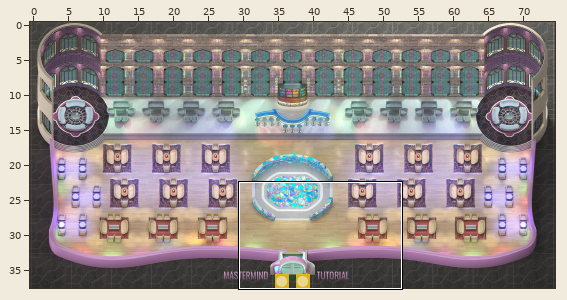
A Tiled map (JSON) gets an edit: map.tmj. Above, an overview of the earlier version with the close-up marked.
Close-up. Before the commit:
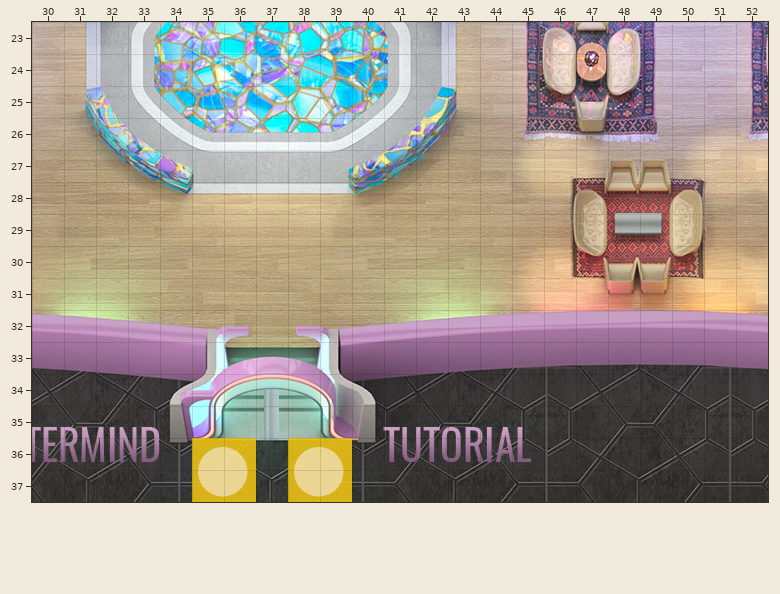
Cells are 32x32 px. Shown: x 30..52, y 23..37. Tiles whose own drawing changed are shown in their newer look in all pictures.
After:
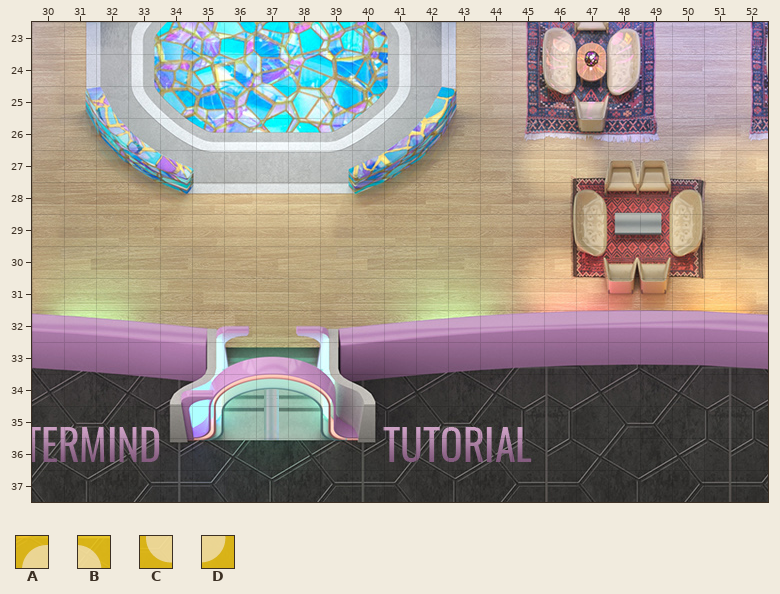
Key: from "flare": A 14, B 15, C 20, D 21.
_ is an empty cell.
See-through tiles are keyed as they look on the map.
Diff:
Layer "Portal exit" (now hidden):
The edit erases tile A in row 36 at x 35 and 38.
The edit erases tile B in row 36 at x 36 and 39.
The edit erases tile C in row 37 at x 35 and 38.
The edit erases tile D in row 37 at x 36 and 39.
Where, in picture pixels (left, top, right, bottom), the same in both close-ups:
removed: (192, 438, 256, 502)
removed: (288, 438, 352, 502)
